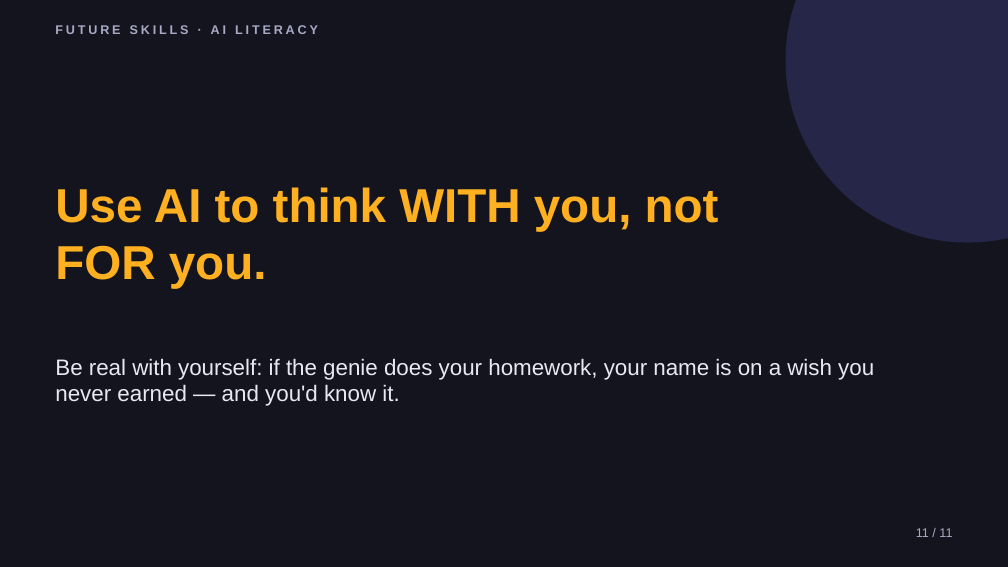
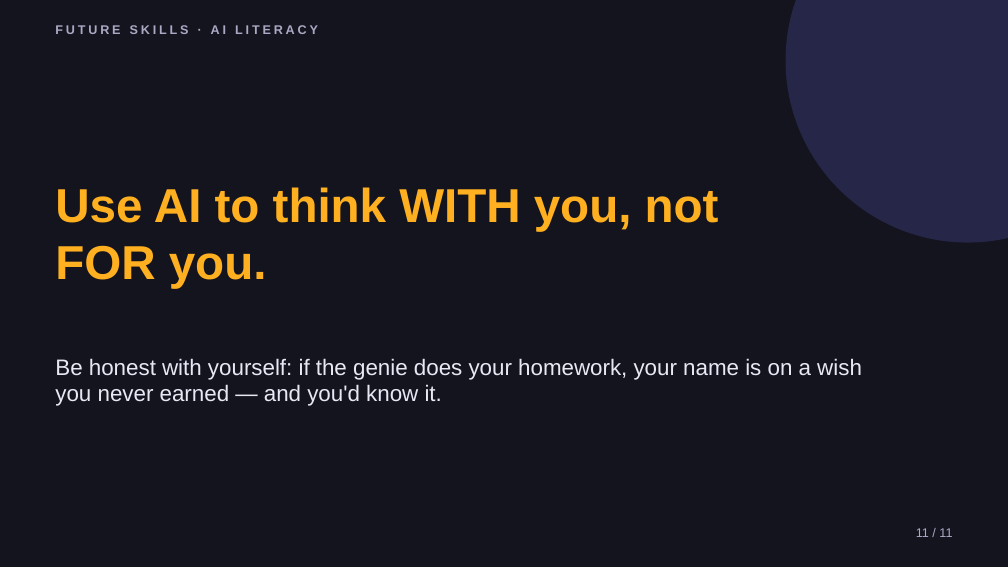
Before and after one commit to phiunit/tptphi, a slide deck: slide 11 of products/ai-prompting-101/dist/How to Talk to AI - Slides.pptx. Drawn at 1008x567 pixels with LibreOffice and Linux fonts; fonts in the diff are those of the drawing. Boxes give left, top, right and bottom in pixels: in the first picture for what was removed or moved away, otherwise in the second. Text is boxed around its words. In the diff, an @@ line names an element or a change of style, - is before the commit and + after.

```diff
--- a/products/ai-prompting-101/dist/How to Talk to AI - Slides.pptx
+++ b/products/ai-prompting-101/dist/How to Talk to AI - Slides.pptx
@@ text at [55,358,862,406]: text changed @@
-Be real with yourself: if the genie does your homework, your name is on a wish you never earned — and you'd know it.
+Be honest with yourself: if the genie does your homework, your name is on a wish you never earned — and you'd know it.
```
Also in this commit, not shown: 2 other slides changed, 13 other files.
